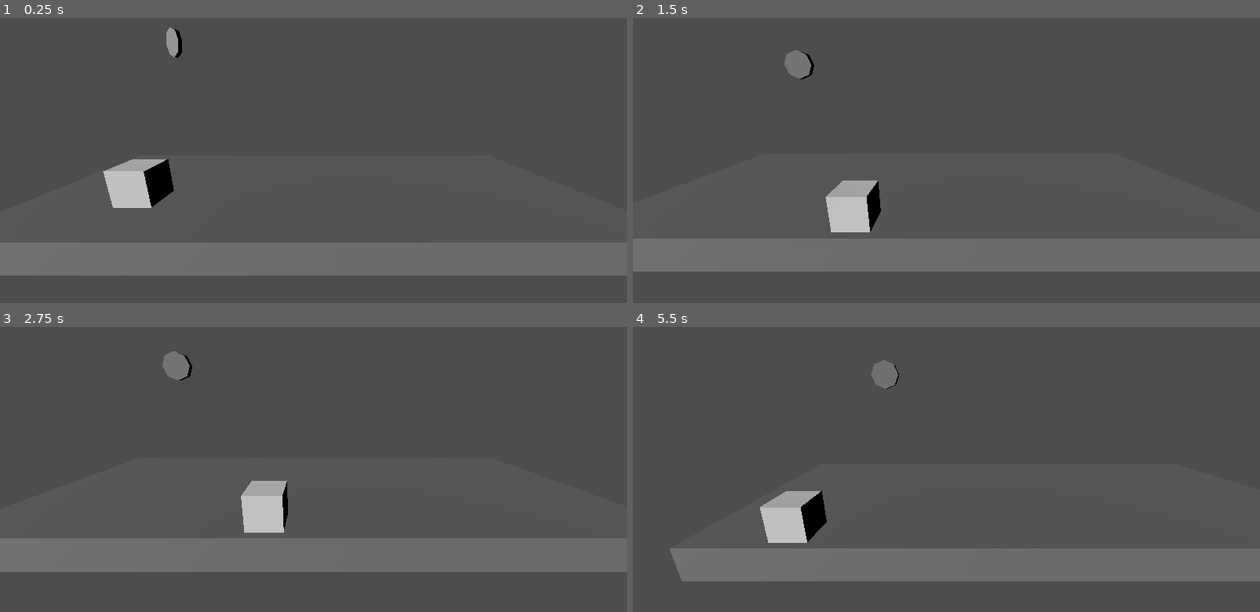
Above: before the commit, frames 1-4 (two rows, left to right).
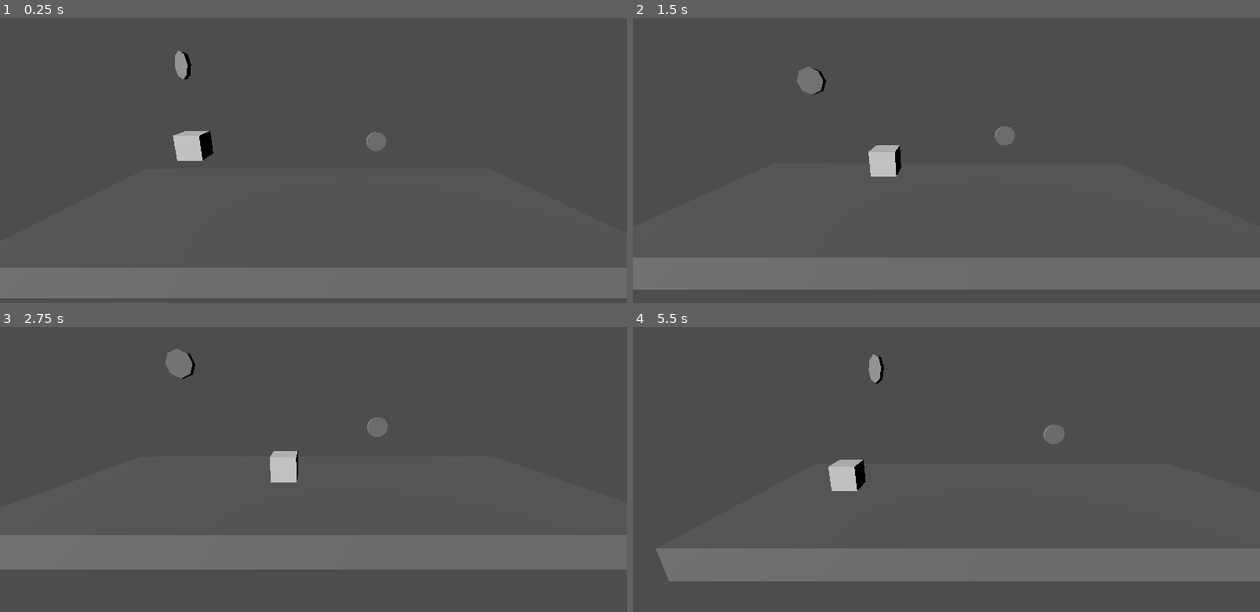
Above: after the commit, the same moments.

Repository: Nof-va/13dt1-nofo
Game: Godot game, scene res://Scenes/gameplay_2.tscn
The game is run twice, just before and just after one commit, with the same random seed, the same clock (stepped at 60 frames per second) and the same inputs. This scene is started directly instead of the project's main scene.
Inputs:
- Up to frame 1 (0.25 s): no input
- Up to frame 2 (1.5 s): tap Enter (ui_accept) at 0.5, 0.77 s; hold D (move_right) 0.53-1.28 s; tap W (move_away) at 0.6 s; tap S (move_toward) at 0.8, 1.35 s; hold A (move_left) from 1.28 s (still down)
- Up to frame 3 (2.75 s): tap Enter (ui_accept) at 1.52 s; tap E (interact, bound only after the commit) at 1.55, 2.1 s; release A (move_left) at 2.03 s; hold D (move_right) from 2.03 s (still down); tap Shift (run, bound only after the commit) at 2.3 s
- Up to frame 4 (5.5 s): tap Shift (run, bound only after the commit) at 2.85, 5.3 s; tap Enter (ui_accept) at 3.02, 3.77, 4.52 s; tap W (move_away) at 3.05, 3.6 s; release D (move_right) at 3.53 s; hold A (move_left) from 3.53 s (still down); tap S (move_toward) at 3.8, 4.35 s; tap E (interact, bound only after the commit) at 4.55, 5.1 s

The runs differ from the first frame. In frame 1, 15% of the frame differs, in the area x 0-100%, y 3-99%; in frame 2, 12%; in frame 3, 3.4%; in frame 4, 3.0%.

Commit message:
run + button + code fixes

Diff:
--- a/13dt1-big-project/Scenes/checkpoint.tscn
+++ b/13dt1-big-project/Scenes/checkpoint.tscn
@@ -1,4 +1,6 @@
-[gd_scene load_steps=6 format=3 uid="uid://rc5fcal65tce"]
+[gd_scene load_steps=7 format=3 uid="uid://rc5fcal65tce"]
+
+[ext_resource type="Script" path="res://Scripts/checkpoint.gd" id="1_q73d6"]
 
 [sub_resource type="BoxShape3D" id="BoxShape3D_7qvnw"]
 size = Vector3(1, 5.63391, 8.58658)
@@ -68,6 +70,7 @@
 }
 
 [node name="Area3D" type="Area3D"]
+script = ExtResource("1_q73d6")
 
 [node name="CollisionShape3D" type="CollisionShape3D" parent="."]
 transform = Transform3D(1, 0, 0, 0, 1, 0, 0, 0, 1, 0, 2.31696, 0.321478)
@@ -88,3 +91,5 @@
 libraries = {
 "": SubResource("AnimationLibrary_rwtyb")
 }
+
+[connection signal="body_entered" from="." to="." method="_on_body_entered"]
--- a/13dt1-big-project/Scenes/gameplay.tscn
+++ b/13dt1-big-project/Scenes/gameplay.tscn
@@ -1,11 +1,9 @@
-[gd_scene load_steps=22 format=3 uid="uid://3t18mjro8ddi"]
+[gd_scene load_steps=21 format=3 uid="uid://3t18mjro8ddi"]
 
 [ext_resource type="PackedScene" uid="uid://qyvxj6m7bb1f" path="res://Scenes/player_body.tscn" id="1_1bkrg"]
 [ext_resource type="Script" path="res://Scripts/death_zone.gd" id="3_jobk0"]
 [ext_resource type="PackedScene" uid="uid://rc5fcal65tce" path="res://Scenes/checkpoint.tscn" id="4_yb5ha"]
-[ext_resource type="Script" path="res://Scripts/checkpoint.gd" id="5_w30xl"]
 [ext_resource type="PackedScene" uid="uid://cdn2sfrfu2sa4" path="res://Scenes/next_level.tscn" id="5_wxni0"]
-[ext_resource type="Script" path="res://Scripts/next_level.gd" id="6_7n0rq"]
 
 [sub_resource type="BoxMesh" id="BoxMesh_l6dbt"]
 
@@ -30,7 +28,10 @@
 [sub_resource type="BoxMesh" id="BoxMesh_yajku"]
 
 [sub_resource type="BoxShape3D" id="BoxShape3D_70bnq"]
-size = Vector3(2.81786, 1, 7.2934)
+size = Vector3(2.81786, 15.7483, 7.2934)
+
+[sub_resource type="BoxShape3D" id="BoxShape3D_magkk"]
+size = Vector3(2.81786, 0.983215, 7.2934)
 
 [sub_resource type="BoxShape3D" id="BoxShape3D_1pbxc"]
 size = Vector3(27.5808, 2.41455, 19.8372)
@@ -53,7 +54,7 @@
 transform = Transform3D(0.536563, 0.25173, -0.805439, 1.12812e-08, 0.95447, 0.298308, 0.84386, -0.160061, 0.512133, -7.45239, 7.95387, 12.1655)
 
 [node name="Player" parent="." instance=ExtResource("1_1bkrg")]
-transform = Transform3D(1, 0, 0, 0, 1, 0, 0, 0, 1, -4.74864, 1.97683, 0)
+transform = Transform3D(1, 0, 0, 0, 1, 0, 0, 0, 1, -5.10576, 2.94682, -3.26642)
 
 [node name="Platform" type="StaticBody3D" parent="."]
 transform = Transform3D(1, 0, 0, 0, 1, 0, 0, 0, 1, 0, 0, -2.67251)
@@ -133,24 +134,24 @@
 shape = SubResource("BoxShape3D_6dnkk")
 
 [node name="Platform7" type="StaticBody3D" parent="."]
-transform = Transform3D(1, 0, 0, 0, 1, 0, 0, 0, 1, 38.6539, 0.0213675, -2.673)
+transform = Transform3D(1, 0, 0, 0, 1, 0, 0, 0, 1, 38.6539, -7.72835, -2.673)
 metadata/_edit_group_ = true
 
 [node name="MeshInstance3D" type="MeshInstance3D" parent="Platform7"]
-transform = Transform3D(2.76294, 0, 0, 0, 1, 0, 0, 0, 7.2974, 0, 0, 0)
+transform = Transform3D(2.76294, 0, 0, 0, 15.6894, 0, 0, 0, 7.2974, 0, 0, 0)
 mesh = SubResource("BoxMesh_yajku")
 skeleton = NodePath("")
 
 [node name="CollisionShape3D" type="CollisionShape3D" parent="Platform7"]
-transform = Transform3D(1, 0, 0, 0, 1, 0, 0, 0, 1, -0.0101051, 0, -0.000335693)
+transform = Transform3D(1, 0, 0, 0, 1, 0, 0, 0, 1, -0.0101051, -0.0211181, -0.000335693)
 shape = SubResource("BoxShape3D_70bnq")
 
 [node name="Platform8" type="StaticBody3D" parent="."]
-transform = Transform3D(1, 0, 0, 0, 1, 0, 0, 0, 1, 45.162, -1.79164, -2.673)
+transform = Transform3D(1, 0, 0, 0, 1, 0, 0, 0, 1, 45.162, -9.54136, -2.673)
 metadata/_edit_group_ = true
 
 [node name="MeshInstance3D" type="MeshInstance3D" parent="Platform8"]
-transform = Transform3D(2.76294, 0, 0, 0, 1, 0, 0, 0, 7.2974, 0, 0, 0)
+transform = Transform3D(2.76294, 0, 0, 0, 15.6894, 0, 0, 0, 7.2974, 0, 0, 0)
 mesh = SubResource("BoxMesh_yajku")
 skeleton = NodePath("")
 
@@ -159,11 +160,11 @@
 shape = SubResource("BoxShape3D_70bnq")
 
 [node name="Platform9" type="StaticBody3D" parent="."]
-transform = Transform3D(1, 0, 0, 0, 1, 0, 0, 0, 1, 57.3816, -1.09212, -2.673)
+transform = Transform3D(1, 0, 0, 0, 1, 0, 0, 0, 1, 51.5999, -9.04165, -2.673)
 metadata/_edit_group_ = true
 
 [node name="MeshInstance3D" type="MeshInstance3D" parent="Platform9"]
-transform = Transform3D(2.76294, 0, 0, 0, 1, 0, 0, 0, 7.2974, 0, 0, 0)
+transform = Transform3D(2.76294, 0, 0, 0, 15.6894, 0, 0, 0, 7.2974, 0, 0, 0)
 mesh = SubResource("BoxMesh_yajku")
 skeleton = NodePath("")
 
@@ -171,8 +172,21 @@
 transform = Transform3D(1, 0, 0, 0, 1, 0, 0, 0, 1, -0.0101051, 0, -0.000335693)
 shape = SubResource("BoxShape3D_70bnq")
 
+[node name="Platform10" type="StaticBody3D" parent="."]
+transform = Transform3D(1, 0, 0, 0, 1, 0, 0, 0, 1, 57.3816, -8.84184, -2.673)
+metadata/_edit_group_ = true
+
+[node name="MeshInstance3D" type="MeshInstance3D" parent="Platform10"]
+transform = Transform3D(2.76294, 0, 0, 0, 15.6894, 0, 0, 0, 7.2974, 0, 0, 0)
+mesh = SubResource("BoxMesh_yajku")
+skeleton = NodePath("")
+
+[node name="CollisionShape3D" type="CollisionShape3D" parent="Platform10"]
+transform = Transform3D(1, 0, 0, 0, 1, 0, 0, 0, 1, -0.0101051, 0, -0.000335693)
+shape = SubResource("BoxShape3D_70bnq")
+
 [node name="Platform12" type="StaticBody3D" parent="."]
-transform = Transform3D(0.742607, -0.669727, 0, 0.669727, 0.742607, 0, 0, 0, 1, 62.0634, -0.0617993, -2.673)
+transform = Transform3D(0.731794, -0.681526, 0, 0.681526, 0.731794, 0, 0, 0, 1, 62.2081, -0.189922, -2.673)
 metadata/_edit_group_ = true
 
 [node name="MeshInstance3D" type="MeshInstance3D" parent="Platform12"]
@@ -181,32 +195,19 @@
 skeleton = NodePath("")
 
 [node name="CollisionShape3D" type="CollisionShape3D" parent="Platform12"]
-transform = Transform3D(1, 0, 0, 0, 1, 0, 0, 0, 1, -0.0101051, 0, -0.000335693)
-shape = SubResource("BoxShape3D_70bnq")
-
-[node name="Platform11" type="StaticBody3D" parent="."]
-transform = Transform3D(1, 0, 0, 0, 1, 0, 0, 0, 1, 51.5999, -1.29193, -2.673)
-metadata/_edit_group_ = true
-
-[node name="MeshInstance3D" type="MeshInstance3D" parent="Platform11"]
-transform = Transform3D(2.76294, 0, 0, 0, 1, 0, 0, 0, 7.2974, 0, 0, 0)
-mesh = SubResource("BoxMesh_yajku")
-skeleton = NodePath("")
-
-[node name="CollisionShape3D" type="CollisionShape3D" parent="Platform11"]
-transform = Transform3D(1, 0, 0, 0, 1, 0, 0, 0, 1, -0.0101051, 0, -0.000335693)
-shape = SubResource("BoxShape3D_70bnq")
-
-[node name="Platform10" type="StaticBody3D" parent="."]
+transform = Transform3D(1, 2.98023e-08, 0, -2.98023e-08, 1, 0, 0, 0, 1, -0.0101013, 0.0108299, -0.000335693)
+shape = SubResource("BoxShape3D_magkk")
+
+[node name="Platform13" type="StaticBody3D" parent="."]
 transform = Transform3D(1, 0, 0, 0, 1, 0, 0, 0, 1, 72.5441, 0.620204, -2.673)
 metadata/_edit_group_ = true
 
-[node name="MeshInstance3D" type="MeshInstance3D" parent="Platform10"]
-transform = Transform3D(19.3251, 0, 0, 0, 1, 0, 0, 0, 7.2974, 0, 0, 0)
-mesh = SubResource("BoxMesh_l6dbt")
-skeleton = NodePath("")
-
-[node name="CollisionShape3D" type="CollisionShape3D" parent="Platform10"]
+[node name="MeshInstance3D" type="MeshInstance3D" parent="Platform13"]
+transform = Transform3D(19.3251, 0, 0, 0, 1, 0, 0, 0, 7.2974, 0, 0, 0)
+mesh = SubResource("BoxMesh_l6dbt")
+skeleton = NodePath("")
+
+[node name="CollisionShape3D" type="CollisionShape3D" parent="Platform13"]
 transform = Transform3D(1, 0, 0, 0, 1, 0, 0, 0, 1, -0.0015564, 0, -0.000335693)
 shape = SubResource("BoxShape3D_73yyx")
 
@@ -239,15 +240,12 @@
 
 [node name="Checkpoint" parent="." instance=ExtResource("4_yb5ha")]
 transform = Transform3D(1, 0, 0, 0, 1, 0, 0, 0, 1, -5.10576, 0, -3.26642)
-script = ExtResource("5_w30xl")
 
 [node name="Checkpoint2" parent="." instance=ExtResource("4_yb5ha")]
 transform = Transform3D(1, 0, 0, 0, 1, 0, 0, 0, 1, 18.6815, 0, -3.26642)
-script = ExtResource("5_w30xl")
 
 [node name="Checkpoint3" parent="." instance=ExtResource("4_yb5ha")]
 transform = Transform3D(1, 0, 0, 0, 1, 0, 0, 0, 1, 68.8114, 0.646729, -2.07153)
-script = ExtResource("5_w30xl")
 
 [node name="SideWall" type="StaticBody3D" parent="."]
 
@@ -262,14 +260,9 @@
 transform = Transform3D(1, 0, 0, 0, 1, 0, 0, 0, 1, 35.3588, -4.65787, 1.35647)
 shape = SubResource("BoxShape3D_x23wt")
 
-[node name="NextLevel" parent="." groups=["Player"] instance=ExtResource("5_wxni0")]
+[node name="NextLevel" parent="." instance=ExtResource("5_wxni0")]
 transform = Transform3D(1, 0, 0, 0, 1, 0, 0, 0, 1, 76.5375, 0.921374, -3.02118)
-script = ExtResource("6_7n0rq")
 
 [connection signal="body_entered" from="DeathZone" to="DeathZone" method="_on_body_entered"]
 [connection signal="body_entered" from="DeathZone2" to="DeathZone2" method="_on_body_entered"]
 [connection signal="body_entered" from="DeathZone3" to="DeathZone3" method="_on_body_entered"]
-[connection signal="body_entered" from="Checkpoint" to="Checkpoint" method="_on_body_entered"]
-[connection signal="body_entered" from="Checkpoint2" to="Checkpoint2" method="_on_body_entered"]
-[connection signal="body_entered" from="Checkpoint3" to="Checkpoint3" method="_on_body_entered"]
-[connection signal="body_entered" from="NextLevel" to="NextLevel" method="_on_body_entered"]
--- a/13dt1-big-project/Scenes/gameplay_2.tscn
+++ b/13dt1-big-project/Scenes/gameplay_2.tscn
@@ -2,7 +2,7 @@
 
 [ext_resource type="PackedScene" uid="uid://qyvxj6m7bb1f" path="res://Scenes/player_body.tscn" id="1_x1mtq"]
 [ext_resource type="PackedScene" uid="uid://rc5fcal65tce" path="res://Scenes/checkpoint.tscn" id="2_n4ay3"]
-[ext_resource type="Script" path="res://Scripts/checkpoint.gd" id="3_aa1we"]
+[ext_resource type="PackedScene" uid="uid://dk6jsjqogbpjp" path="res://Scenes/item_button.tscn" id="4_o6p6b"]
 [ext_resource type="Script" path="res://Scripts/death_zone.gd" id="4_xq66o"]
 
 [sub_resource type="BoxMesh" id="BoxMesh_wmg1i"]
@@ -25,7 +25,7 @@
 transform = Transform3D(0.536563, 0.25173, -0.805439, 1.12812e-08, 0.95447, 0.298308, 0.84386, -0.160061, 0.512133, -7.45239, 7.95387, 12.1655)
 
 [node name="Player" parent="." instance=ExtResource("1_x1mtq")]
-transform = Transform3D(1, 0, 0, 0, 1, 0, 0, 0, 1, -4.74864, 1.97683, 0)
+transform = Transform3D(1, 0, 0, 0, 1, 0, 0, 0, 1, -5.10576, 2.94682, -3.26642)
 
 [node name="Platform" type="StaticBody3D" parent="."]
 transform = Transform3D(1, 0, 0, 0, 1, 0, 0, 0, 1, 0, 0, -2.67251)
@@ -55,7 +55,6 @@
 
 [node name="Checkpoint" parent="." instance=ExtResource("2_n4ay3")]
 transform = Transform3D(1, 0, 0, 0, 1, 0, 0, 0, 1, -5.10576, 0, -3.26642)
-script = ExtResource("3_aa1we")
 
 [node name="DeathZone" type="Area3D" parent="." groups=["Player"]]
 transform = Transform3D(1, 0, 0, 0, 1, 0, 0, 0, 1, 0.520016, -3.88358, 0)
@@ -66,5 +65,7 @@
 transform = Transform3D(1, 0, 0, 0, 1, 0, 0, 0, 1, -4.74172, 0.6, -3.9855)
 shape = SubResource("BoxShape3D_cq8k4")
 
-[connection signal="body_entered" from="Checkpoint" to="Checkpoint" method="_on_body_entered"]
+[node name="Area3D" parent="." instance=ExtResource("4_o6p6b")]
+transform = Transform3D(1, 0, 0, 0, 1, 0, 0, 0, 1, 3.05365, 1.16975, -3.94457)
+
 [connection signal="body_entered" from="DeathZone" to="DeathZone" method="_on_body_entered"]
--- /dev/null
+++ b/13dt1-big-project/Scenes/item_button.tscn
@@ -0,0 +1,71 @@
+[gd_scene load_steps=7 format=3 uid="uid://dk6jsjqogbpjp"]
+
+[ext_resource type="Script" path="res://Scripts/item_button.gd" id="1_m7sj4"]
+
+[sub_resource type="BoxShape3D" id="BoxShape3D_iucbt"]
+size = Vector3(3.58606, 3.12732, 3.42773)
+
+[sub_resource type="Animation" id="Animation_vr8ib"]
+resource_name = "button_pressed"
+length = 0.25
+tracks/0/type = "value"
+tracks/0/imported = false
+tracks/0/enabled = true
+tracks/0/path = NodePath("Node3D/Node3D2/MeshInstance3D:position")
+tracks/0/interp = 1
+tracks/0/loop_wrap = true
+tracks/0/keys = {
+"times": PackedFloat32Array(0, 0.133333, 0.25),
+"transitions": PackedFloat32Array(1, 1, 1),
+"update": 0,
+"values": [Vector3(0, 0, 0), Vector3(0, -0.164473, 0), Vector3(0, 0, 0)]
+}
+
+[sub_resource type="Animation" id="Animation_cd8uf"]
+length = 0.001
+tracks/0/type = "value"
+tracks/0/imported = false
+tracks/0/enabled = true
+tracks/0/path = NodePath("Node3D/Node3D2/MeshInstance3D:position")
+tracks/0/interp = 1
+tracks/0/loop_wrap = true
+tracks/0/keys = {
+"times": PackedFloat32Array(0),
+"transitions": PackedFloat32Array(1),
+"update": 0,
+"values": [Vector3(0, 0, 0)]
+}
+
+[sub_resource type="AnimationLibrary" id="AnimationLibrary_it0ee"]
+_data = {
+"RESET": SubResource("Animation_cd8uf"),
+"button_pressed": SubResource("Animation_vr8ib")
+}
+
+[sub_resource type="CylinderMesh" id="CylinderMesh_kjfej"]
+
+[node name="Area3D" type="Area3D" groups=["Player"]]
+script = ExtResource("1_m7sj4")
+
+[node name="CollisionShape3D" type="CollisionShape3D" parent="."]
+transform = Transform3D(1, 0, 0, 0, -4.37114e-08, -1, 0, 1, -4.37114e-08, 0.019104, 0.913119, -0.93634)
+shape = SubResource("BoxShape3D_iucbt")
+
+[node name="AnimationPlayer" type="AnimationPlayer" parent="."]
+libraries = {
+"": SubResource("AnimationLibrary_it0ee")
+}
+
+[node name="Node3D" type="Node3D" parent="."]
+transform = Transform3D(1, 0, 0, 0, -4.37114e-08, -1, 0, 1, -4.37114e-08, 0, 1.27933, 0)
+
+[node name="Node3D2" type="Node3D" parent="Node3D"]
+transform = Transform3D(1, 0, 0, 0, 1, 0, 0, 0, 1, 0, -2, 0.282954)
+
+[node name="MeshInstance3D" type="MeshInstance3D" parent="Node3D/Node3D2"]
+transform = Transform3D(1, 0, 0, 0, 0.1, 0, 0, 0, 1, 0, 0, 0)
+mesh = SubResource("CylinderMesh_kjfej")
+skeleton = NodePath("../../..")
+
+[connection signal="body_entered" from="." to="." method="_on_body_entered"]
+[connection signal="body_exited" from="." to="." method="_on_body_exited"]
--- a/13dt1-big-project/Scenes/next_level.tscn
+++ b/13dt1-big-project/Scenes/next_level.tscn
@@ -1,11 +1,14 @@
-[gd_scene load_steps=3 format=3 uid="uid://cdn2sfrfu2sa4"]
+[gd_scene load_steps=4 format=3 uid="uid://cdn2sfrfu2sa4"]
+
+[ext_resource type="Script" path="res://Scripts/next_level.gd" id="1_b663h"]
 
 [sub_resource type="BoxShape3D" id="BoxShape3D_swks8"]
 size = Vector3(1, 5.63391, 8.58658)
 
 [sub_resource type="TorusMesh" id="TorusMesh_e2nun"]
 
-[node name="Area3D" type="Area3D"]
+[node name="Area3D" type="Area3D" groups=["Player"]]
+script = ExtResource("1_b663h")
 
 [node name="CollisionShape3D" type="CollisionShape3D" parent="."]
 transform = Transform3D(1, 0, 0, 0, 1, 0, 0, 0, 1, 0, 2.31696, 0.321478)
@@ -18,3 +21,5 @@
 transform = Transform3D(-1.74846e-07, -2, 0, 4, -8.74228e-08, 0, 0, 0, 4, 0, 0, 0)
 mesh = SubResource("TorusMesh_e2nun")
 skeleton = NodePath("../..")
+
+[connection signal="body_entered" from="." to="." method="_on_body_entered"]
--- a/13dt1-big-project/Scripts/death_zone.gd
+++ b/13dt1-big-project/Scripts/death_zone.gd
@@ -8,23 +8,18 @@
 	Global.lives = 3
 	player = get_parent().get_node("Player")
 
-
-# Called every frame. 'delta' is the elapsed time since the previous frame.
-func _process(_delta: float) -> void:
-	pass
-
-
+# Kills
 func _on_body_entered(body: Node3D) -> void:
 	if body.is_in_group("Player") and Global.lives > 0:
 		kill_player()
 	if body.is_in_group("Player") and Global.lives == 0:
 		get_tree().change_scene_to_packed.bind(game_over).call_deferred()
-
-		#Original version of changing to different scene caused the error of
-		#get_tree().change_scene_to_file("res://Scenes/main_menu.tscn")
-
 	print(Global.lives)
 
+# Original version of changing to different scene caused the error of removing physicsbody
+# get_tree().change_scene_to_file("res://Scenes/main_menu.tscn")
+
+# Puts player to last checkpoint
 func kill_player():
 	Global.lives -= 1
 	player.position = Global.spawn_point
--- /dev/null
+++ b/13dt1-big-project/Scripts/item_button.gd
@@ -0,0 +1,25 @@
+extends Area3D
+
+var player
+var check = false
+
+# Called when the node enters the scene tree for the first time.
+func _ready() -> void:
+	player = get_parent().get_node("Player")
+
+
+
+# Called every frame. 'delta' is the elapsed time since the previous frame.
+func _process(delta: float) -> void:
+	if Input.is_action_just_pressed("interact") and check == true:
+		$AnimationPlayer.play("button_pressed")
+
+
+func _on_body_entered(body: Node3D) -> void:
+	if body.is_in_group("Player"):
+		check = true
+
+
+func _on_body_exited(body: Node3D) -> void:
+	if body.is_in_group("Player"):
+		check = false
--- a/13dt1-big-project/Scripts/playerbody.gd
+++ b/13dt1-big-project/Scripts/playerbody.gd
@@ -1,7 +1,7 @@
 extends CharacterBody3D
 
 
-const SPEED = 5.0
+var speed = 5
 const JUMP_VELOCITY = 4.5
 
 
@@ -10,6 +10,13 @@
 	# Add the gravity.
 	if not is_on_floor():
 		velocity += get_gravity() * delta
+		speed = 5
+
+	if Input.is_action_just_pressed("run") and is_on_floor():
+		speed += 5
+
+	if Input.is_action_just_released("run"):
+		speed -= 5
 
 	# Handle jump.
 	if Input.is_action_just_pressed("ui_accept") and is_on_floor():
@@ -17,14 +24,14 @@
 
 	# Get the input direction and handle the movement/deceleration.
 	# As good practice, you should replace UI actions with custom gameplay actions.
-	var input_dir := Input.get_vector("move_left", "move_right", "move_away", "move_toward")
-	var direction := (transform.basis * Vector3(input_dir.x, 0, input_dir.y)).normalized()
+	var input_dir = Input.get_vector("move_left", "move_right", "move_away", "move_toward")
+	var direction = (transform.basis * Vector3(input_dir.x, 0, input_dir.y)).normalized()
 	if direction:
-		velocity.x = direction.x * SPEED
-		velocity.z = direction.z * SPEED
+		velocity.x = direction.x * speed
+		velocity.z = direction.z * speed
 	else:
-		velocity.x = move_toward(velocity.x, 0, SPEED)
-		velocity.z = move_toward(velocity.z, 0, SPEED)
+		velocity.x = move_toward(velocity.x, 0, speed)
+		velocity.z = move_toward(velocity.z, 0, speed)
 
 	move_and_slide()
 
--- a/13dt1-big-project/project.godot
+++ b/13dt1-big-project/project.godot
@@ -49,12 +49,12 @@
 , Object(InputEventKey,"resource_local_to_scene":false,"resource_name":"","device":-1,"window_id":0,"alt_pressed":false …(186 unchanged characters)…
 ]
 }
-cycle_left={
+cycle={
 "deadzone": 0.5,
 "events": [Object(InputEventKey,"resource_local_to_scene":false,"resource_name":"","device":-1,"window_id":0,"alt_press …(192 unchanged characters)…
 ]
 }
-cycle_right={
+interact={
 "deadzone": 0.5,
 "events": [Object(InputEventKey,"resource_local_to_scene":false,"resource_name":"","device":-1,"window_id":0,"alt_press …(192 unchanged characters)…
 ]
@@ -70,3 +70,8 @@
 "events": [Object(InputEventKey,"resource_local_to_scene":false,"resource_name":"","device":-1,"window_id":0,"alt_press …(192 unchanged characters)…
 ]
 }
+run={
+"deadzone": 0.5,
+"events": [Object(InputEventKey,"resource_local_to_scene":false,"resource_name":"","device":-1,"window_id":0,"alt_pressed":false,"shift_pressed":false,"ctrl_pressed":false,"meta_pressed":false,"pressed":false,"keycode":0,"physical_keycode":4194325,"key_label":0,"unicode":0,"location":0,"echo":false,"script":null)
+]
+}
